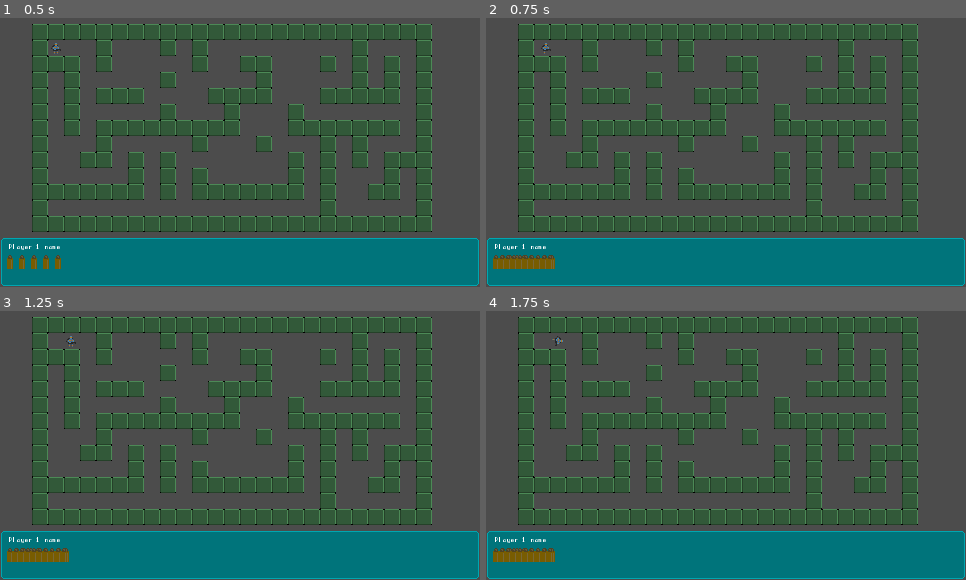
Above: before the commit, frames 1-4 (two rows, left to right).
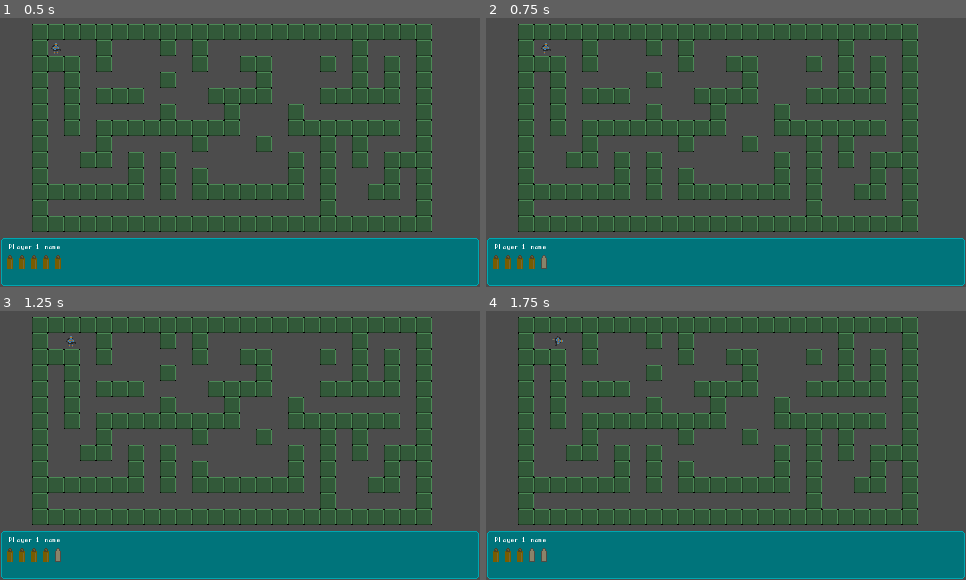
Above: after the commit, the same moments.

Repository: ffekete/WizardOfRogue
Game: Godot game, scene res://Scenes/Game/Main.tscn
Two runs of this game, one before a commit and one after it. Both use one fixed random seed, a clock stepped at 60 frames per second and the inputs below. Sound files missing from this copy of the repository are replaced by a short silence.
Inputs:
- Up to frame 1 (0.5 s): no input
- Up to frame 2 (0.75 s): tap Enter (ui_accept) at 0.5 s; hold Right (ui_right) from 0.53 s (still down); hold Space (ui_fire) from 0.53 s (still down)
- Up to frame 3 (1.25 s): keep holding Right (ui_right); keep holding Space (ui_fire); tap Enter (ui_accept) at 0.77, 0.8, 1.07 s
- Up to frame 4 (1.75 s): tap Enter (ui_accept) at 1.25, 1.35, 1.52 s; release Right (ui_right) at 1.28 s; release Space (ui_fire) at 1.28 s; hold Down (ui_down) from 1.28 s (still down); tap Space (ui_fire) at 1.55 s

Frame 1 is identical in both runs. In frame 2, 0.4% of the frame differs, in the area x 2-15%, y 88-94%; in frame 3, 0.4%; in frame 4, 0.5%.

Commit message:
added basic sound efffects

Diff:
--- a/Scenes/Game/Bullet.tscn
+++ b/Scenes/Game/Bullet/Laser.tscn
@@ -1,7 +1,7 @@
 [gd_scene load_steps=6 format=2]
 
 [ext_resource path="res://sprites/bullet.png" type="Texture" id=1]
-[ext_resource path="res://Scripts/Game/Bullet.gd" type="Script" id=2]
+[ext_resource path="res://Scripts/Game/Laser.gd" type="Script" id=2]
 
 [sub_resource type="AtlasTexture" id=1]
 atlas = ExtResource( 1 )
--- a/Scenes/Game/Explode.tscn
+++ b/Scenes/Game/Explode.tscn
@@ -1,35 +1,36 @@
-[gd_scene load_steps=10 format=2]
+[gd_scene load_steps=11 format=2]
 
 [ext_resource path="res://Scripts/Game/Explode.gd" type="Script" id=1]
 [ext_resource path="res://sprites/Explode.png" type="Texture" id=2]
+[ext_resource path="res://sounds/boom.wav" type="AudioStream" id=3]
 
-[sub_resource type="AtlasTexture" id=8]
+[sub_resource type="AtlasTexture" id=1]
 atlas = ExtResource( 2 )
 region = Rect2( 0, 0, 16, 16 )
 
-[sub_resource type="AtlasTexture" id=9]
+[sub_resource type="AtlasTexture" id=2]
 atlas = ExtResource( 2 )
 region = Rect2( 16, 0, 16, 16 )
 
-[sub_resource type="AtlasTexture" id=10]
+[sub_resource type="AtlasTexture" id=3]
 atlas = ExtResource( 2 )
 region = Rect2( 32, 0, 16, 16 )
 
-[sub_resource type="AtlasTexture" id=11]
+[sub_resource type="AtlasTexture" id=4]
 atlas = ExtResource( 2 )
 region = Rect2( 48, 0, 16, 16 )
 
-[sub_resource type="AtlasTexture" id=12]
+[sub_resource type="AtlasTexture" id=5]
 atlas = ExtResource( 2 )
 region = Rect2( 64, 0, 16, 16 )
 
-[sub_resource type="AtlasTexture" id=13]
+[sub_resource type="AtlasTexture" id=6]
 atlas = ExtResource( 2 )
 region = Rect2( 80, 0, 16, 16 )
 
 [sub_resource type="SpriteFrames" id=7]
 animations = [ {
-"frames": [ SubResource( 8 ), SubResource( 9 ), SubResource( 10 ), SubResource( 11 ), SubResource( 12 ), SubResource( 13 ) ],
+"frames": [ SubResource( 1 ), SubResource( 2 ), SubResource( 3 ), SubResource( 4 ), SubResource( 5 ), SubResource( 6 ) ],
 "loop": true,
 "name": "default",
 "speed": 30.0
@@ -41,4 +42,8 @@
 [node name="AnimatedSprite" type="AnimatedSprite" parent="."]
 frames = SubResource( 7 )
 
+[node name="AudioStreamPlayer" type="AudioStreamPlayer" parent="."]
+stream = ExtResource( 3 )
+
 [connection signal="animation_finished" from="AnimatedSprite" to="." method="_on_AnimatedSprite_animation_finished"]
+[connection signal="finished" from="AudioStreamPlayer" to="." method="_on_AudioStreamPlayer_finished"]
--- a/Scenes/Game/Main.tscn
+++ b/Scenes/Game/Main.tscn
@@ -4,19 +4,19 @@
 [ext_resource path="res://Scenes/Game/CaveTile.tscn" type="PackedScene" id=2]
 [ext_resource path="res://Scenes/Game/Player.tscn" type="PackedScene" id=3]
 [ext_resource path="res://Scripts/Game/Camera2D.gd" type="Script" id=4]
-[ext_resource path="res://Scenes/Game/Bullet.tscn" type="PackedScene" id=5]
+[ext_resource path="res://Scenes/Game/Bullet/Laser.tscn" type="PackedScene" id=5]
 [ext_resource path="res://sprites/UI/Main.png" type="Texture" id=6]
 [ext_resource path="res://font/manaspc.ttf" type="DynamicFontData" id=7]
 [ext_resource path="res://Scenes/Game/UI/Bullet_empty.tscn" type="PackedScene" id=8]
 [ext_resource path="res://Scenes/Game/UI/Bullet_full.tscn" type="PackedScene" id=9]
 
-[sub_resource type="AtlasTexture" id=4]
+[sub_resource type="AtlasTexture" id=1]
 atlas = ExtResource( 6 )
 region = Rect2( 0, 0, 480, 48 )
 
-[sub_resource type="SpriteFrames" id=5]
+[sub_resource type="SpriteFrames" id=2]
 animations = [ {
-"frames": [ SubResource( 4 ) ],
+"frames": [ SubResource( 1 ) ],
 "loop": true,
 "name": "default",
 "speed": 5.0
--- a/Scenes/Game/Player.tscn
+++ b/Scenes/Game/Player.tscn
@@ -1,11 +1,12 @@
-[gd_scene load_steps=26 format=2]
+[gd_scene load_steps=27 format=2]
 
 [ext_resource path="res://sprites/P1_walk.png" type="Texture" id=1]
 [ext_resource path="res://sprites/P1_idle.png" type="Texture" id=2]
 [ext_resource path="res://sprites/P1_attack.png" type="Texture" id=3]
 [ext_resource path="res://Scripts/Game/Player.gd" type="Script" id=4]
-[ext_resource path="res://Scenes/Game/Bullet.tscn" type="PackedScene" id=5]
+[ext_resource path="res://Scenes/Game/Bullet/Laser.tscn" type="PackedScene" id=5]
 [ext_resource path="res://sprites/Reload.png" type="Texture" id=6]
+[ext_resource path="res://sounds/zap.wav" type="AudioStream" id=7]
 
 [sub_resource type="AtlasTexture" id=1]
 atlas = ExtResource( 2 )
@@ -28,28 +29,28 @@
 region = Rect2( 64, 0, 16, 16 )
 
 [sub_resource type="AtlasTexture" id=6]
-atlas = ExtResource( 1 )
+atlas = ExtResource( 3 )
 region = Rect2( 0, 0, 16, 16 )
 
 [sub_resource type="AtlasTexture" id=7]
-atlas = ExtResource( 1 )
+atlas = ExtResource( 3 )
 region = Rect2( 16, 0, 16, 16 )
 
 [sub_resource type="AtlasTexture" id=8]
 atlas = ExtResource( 1 )
-region = Rect2( 32, 0, 16, 16 )
+region = Rect2( 0, 0, 16, 16 )
 
 [sub_resource type="AtlasTexture" id=9]
 atlas = ExtResource( 1 )
-region = Rect2( 48, 0, 16, 16 )
+region = Rect2( 16, 0, 16, 16 )
 
 [sub_resource type="AtlasTexture" id=10]
-atlas = ExtResource( 3 )
-region = Rect2( 0, 0, 16, 16 )
+atlas = ExtResource( 1 )
+region = Rect2( 32, 0, 16, 16 )
 
 [sub_resource type="AtlasTexture" id=11]
-atlas = ExtResource( 3 )
-region = Rect2( 16, 0, 16, 16 )
+atlas = ExtResource( 1 )
+region = Rect2( 48, 0, 16, 16 )
 
 [sub_resource type="SpriteFrames" id=12]
 animations = [ {
@@ -58,44 +59,44 @@
 "name": "idle",
 "speed": 2.0
 }, {
-"frames": [ SubResource( 6 ), SubResource( 7 ), SubResource( 8 ), SubResource( 9 ) ],
+"frames": [ SubResource( 6 ), SubResource( 7 ) ],
+"loop": true,
+"name": "attack",
+"speed": 8.0
+}, {
+"frames": [ SubResource( 8 ), SubResource( 9 ), SubResource( 10 ), SubResource( 11 ) ],
 "loop": true,
 "name": "walk",
 "speed": 4.0
-}, {
-"frames": [ SubResource( 10 ), SubResource( 11 ) ],
-"loop": true,
-"name": "attack",
-"speed": 8.0
 } ]
 
 [sub_resource type="CapsuleShape2D" id=13]
 radius = 4.73813
 height = 0.0
 
-[sub_resource type="AtlasTexture" id=23]
+[sub_resource type="AtlasTexture" id=14]
 atlas = ExtResource( 6 )
 region = Rect2( 0, 0, 16, 4 )
 
-[sub_resource type="AtlasTexture" id=24]
+[sub_resource type="AtlasTexture" id=15]
 atlas = ExtResource( 6 )
 region = Rect2( 16, 0, 16, 4 )
 
-[sub_resource type="AtlasTexture" id=25]
+[sub_resource type="AtlasTexture" id=16]
 atlas = ExtResource( 6 )
 region = Rect2( 32, 0, 16, 4 )
 
-[sub_resource type="AtlasTexture" id=26]
+[sub_resource type="AtlasTexture" id=17]
 atlas = ExtResource( 6 )
 region = Rect2( 48, 0, 16, 4 )
 
-[sub_resource type="AtlasTexture" id=27]
+[sub_resource type="AtlasTexture" id=18]
 atlas = ExtResource( 6 )
 region = Rect2( 64, 0, 16, 4 )
 
-[sub_resource type="SpriteFrames" id=22]
+[sub_resource type="SpriteFrames" id=19]
 animations = [ {
-"frames": [ SubResource( 23 ), SubResource( 24 ), SubResource( 25 ), SubResource( 26 ), SubResource( 27 ) ],
+"frames": [ SubResource( 14 ), SubResource( 15 ), SubResource( 16 ), SubResource( 17 ), SubResource( 18 ) ],
 "loop": true,
 "name": "default",
 "speed": 5.0
@@ -133,7 +134,10 @@
 
 [node name="ReloadAnimatedSprite" type="AnimatedSprite" parent="."]
 position = Vector2( 0, -8 )
-frames = SubResource( 22 )
+frames = SubResource( 19 )
+
+[node name="AudioStreamPlayer" type="AudioStreamPlayer" parent="."]
+stream = ExtResource( 7 )
 
 [connection signal="body_entered" from="." to="." method="_on_Player_body_entered"]
 [connection signal="animation_finished" from="AnimatedSprite" to="." method="_on_AnimatedSprite_animation_finished"]
--- a/Scripts/Game/Explode.gd
+++ b/Scripts/Game/Explode.gd
@@ -2,13 +2,13 @@
 
 # Called when the node enters the scene tree for the first time.
 func _ready():
+	$AudioStreamPlayer.play()
 	$AnimatedSprite.play()
-
 
 # Called every frame. 'delta' is the elapsed time since the previous frame.
 func _process(delta):
 	pass
 
 
-func _on_AnimatedSprite_animation_finished():
+func _on_AudioStreamPlayer_finished():
 	get_parent().remove_child(self)
--- a/Scripts/Game/Player.gd
+++ b/Scripts/Game/Player.gd
@@ -4,7 +4,9 @@
 signal ammo_changed
 
 export (PackedScene) var Bullet
+
 var main = load("res://Scenes/Game/Main.tscn")
+
 
 export var speed = 0.75
 export var turn_speed = 0.15
@@ -39,10 +41,6 @@
 	reload_anim.visible = false
 
 func _process(delta):
-
-	if(Input.is_action_pressed("ui_accept")):
-		ammo = 10;
-		emit_signal("ammo_changed")
 
 	# set up nex direction if already moving to next tile
 	if(tween.is_active()):
@@ -79,6 +77,7 @@
 				ammo -= 1
 				$AnimatedSprite.frames.set_animation_speed("attack", 12)
 				emit_signal("ammo_changed")
+				$AudioStreamPlayer.play()
 
 				if(next_dir == Vector2.UP):
 					_position_up()
--- /dev/null
+++ b/Scripts/Sounds/Zap.gd
@@ -0,0 +1,20 @@
+extends Node2D
+
+
+# Declare member variables here. Examples:
+# var a = 2
+# var b = "text"
+
+var audio_player
+
+# Called when the node enters the scene tree for the first time.
+func _ready():
+	audio_player = $AudioStreamPlayer
+
+
+# Called every frame. 'delta' is the elapsed time since the previous frame.
+#func _process(delta):
+#	pass
+
+func get_audio_player():
+	return audio_player
--- /dev/null
+++ b/default_bus_layout.tres
@@ -0,0 +1,9 @@
+[gd_resource type="AudioBusLayout" format=2]
+
+[resource]
+bus/1/name = "New Bus"
+bus/1/solo = false
+bus/1/mute = false
+bus/1/bypass_fx = false
+bus/1/volume_db = 0.0
+bus/1/send = "Master"
--- a/project.godot
+++ b/project.godot
@@ -17,6 +17,7 @@
 [autoload]
 
 Global="*res://Scripts/Global.gd"
+Zap="*res://Scripts/Sounds/Zap.gd"
 
 [display]
 
Not shown: 1 places in Scenes/Game/Main.tscn that only renumber resources
Not shown, added: sounds/boom.wav.import
Not shown, added: sounds/zap.wav.import
Not shown, added: sounds/boom.wav
Not shown, added: sounds/zap.wav
